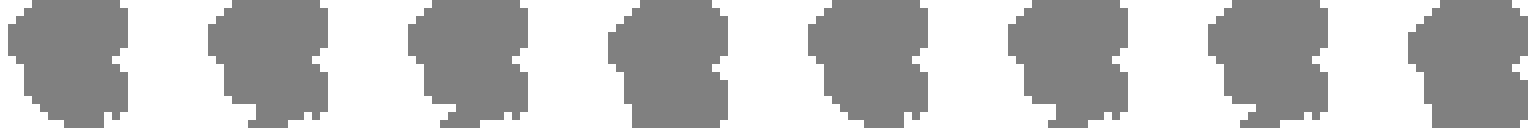
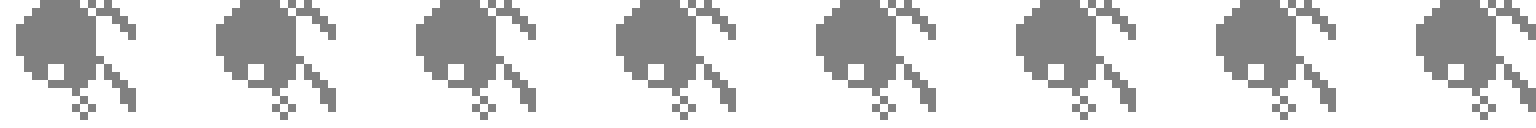
Comparing the layer stacks of the two (1536, 128) images. Changes:
hid "LeftMasks" over [8, 0, 1536, 128]
showed "LeftJumpMask", painted on it over [8, 0, 1536, 128]
